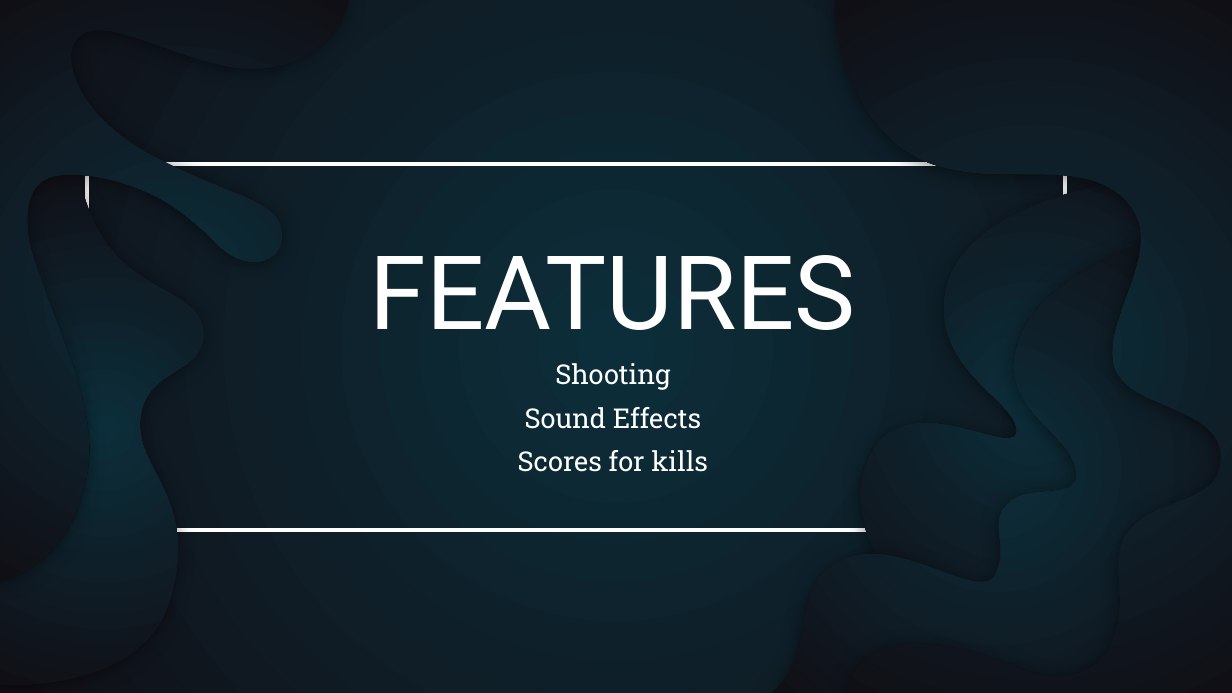
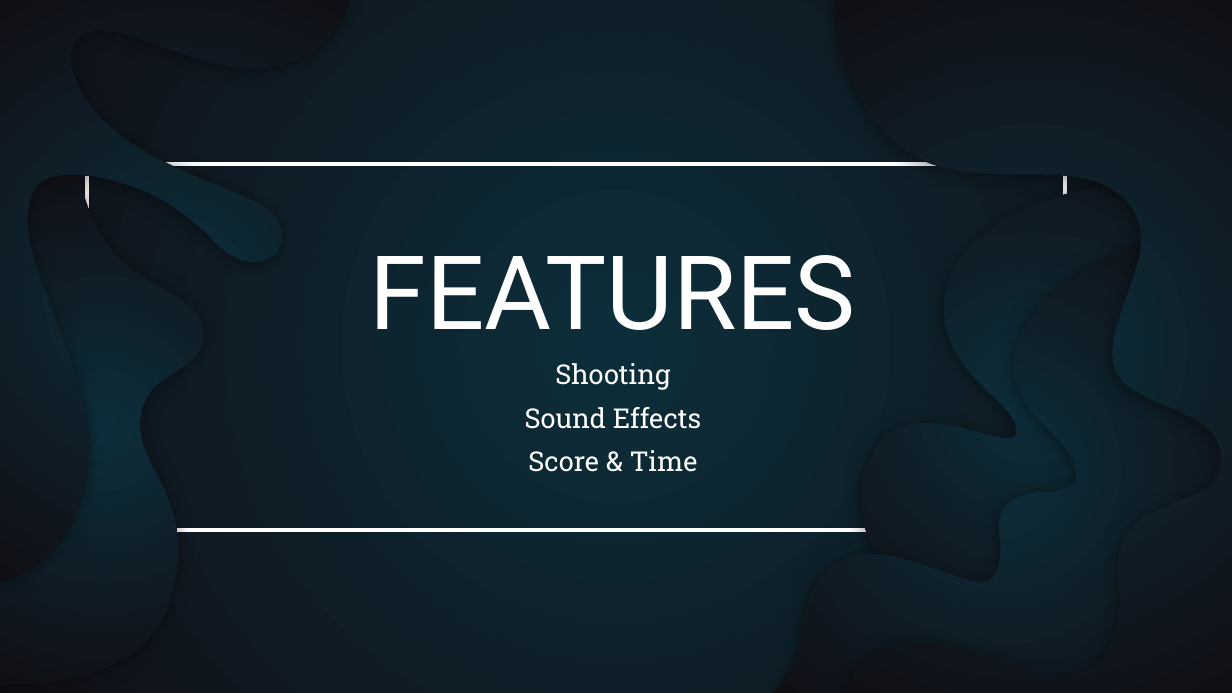
Before and after one commit to sujeewakabeysinghe/Shooter---Augmented-Reality-Project, a slide deck: slide 5 of 164004E.pptx (slide 4 before the commit). Drawn at 1232x693 pixels with LibreOffice and Linux fonts; fonts in the diff are those of the drawing. Boxes give left, top, right and bottom in pixels: in the first picture for what was removed or moved away, otherwise in the second. Text is boxed around its words. In the diff, an @@ line names an element or a change of style, - is before the commit and + after.

Commit message:
Updated PPT

```diff
--- a/164004E.pptx
+++ b/164004E.pptx
@@ subtitle at <box>528,450,698,472</box>: text changed @@
-Scores for kills
+Score & Time
```
Also in this commit, not shown: 1 slide added.
